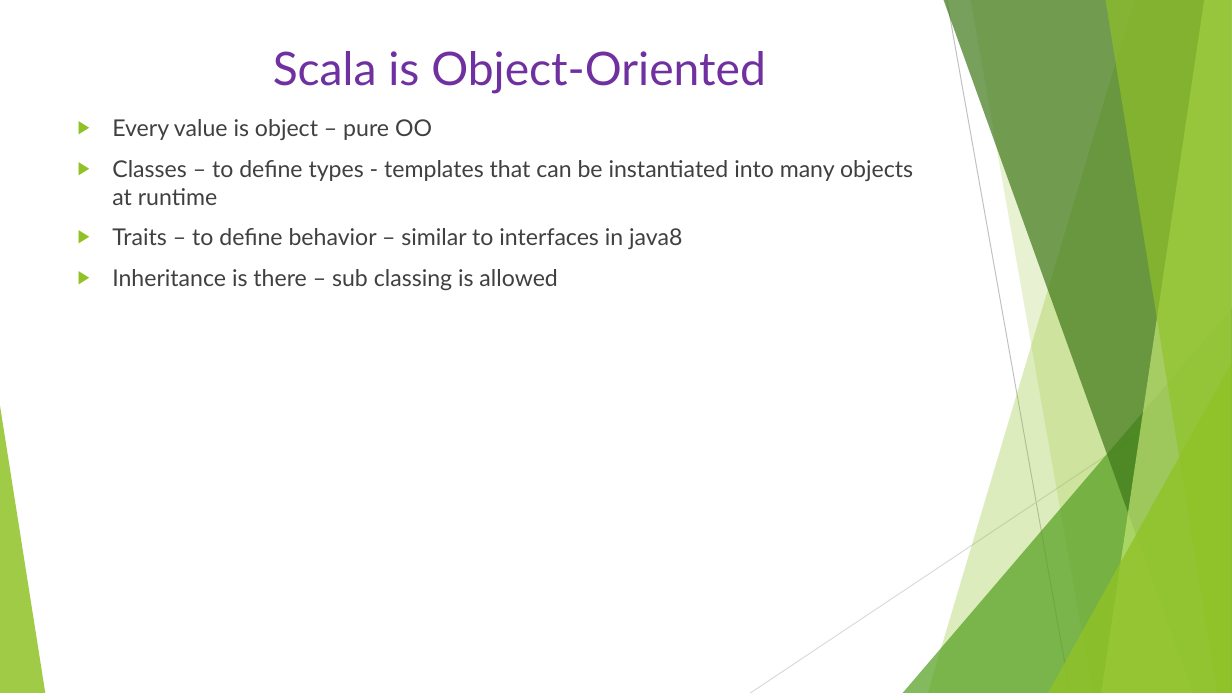
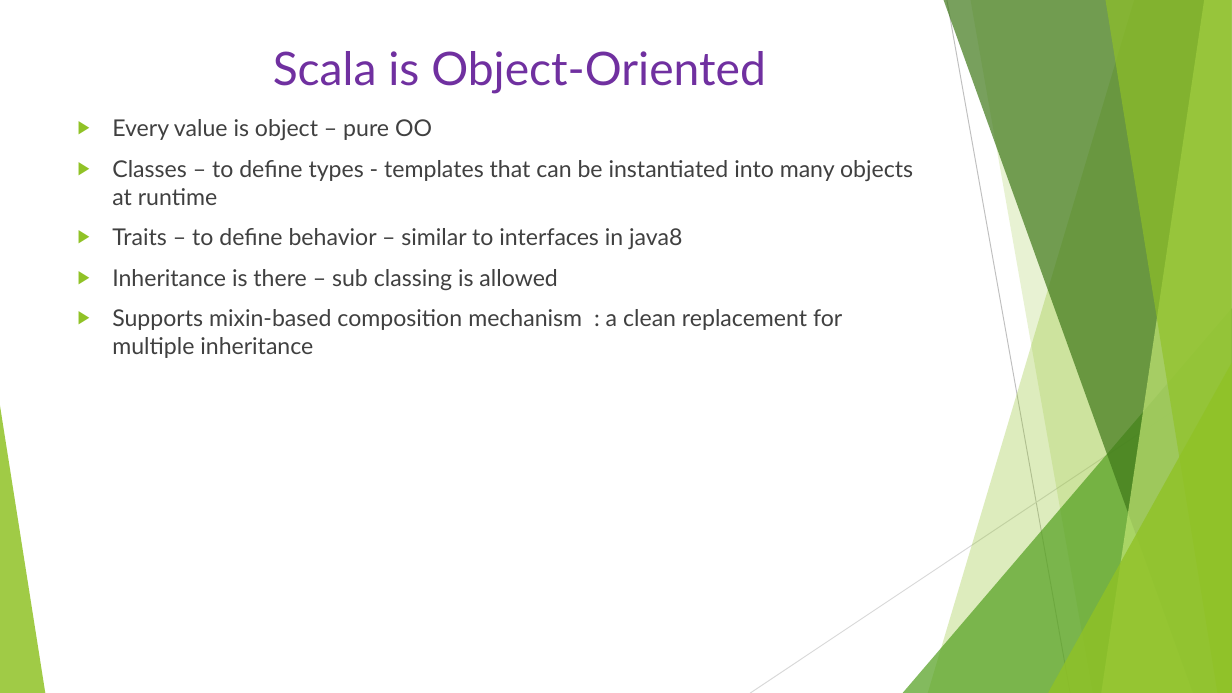
Before and after one commit to Anveshan3175/ScalaTrainingPrep, a slide deck: slide 3 of ScalaRepositary/ScalaTrainingPrep/Scala.pptx. Drawn at 1232x693 pixels with LibreOffice and Linux fonts; fonts in the diff are those of the drawing. Boxes give left, top, right and bottom in pixels: in the first picture for what was removed or moved away, otherwise in the second. Text is boxed around its words. In the diff, an @@ line names an element or a change of style, - is before the commit and + after.

```diff
--- a/ScalaRepositary/ScalaTrainingPrep/Scala.pptx
+++ b/ScalaRepositary/ScalaTrainingPrep/Scala.pptx
@@ text at bbox=[112, 309, 842, 358]: paragraph added @@
+▶ Supports mixin-based composition mechanism : a clean replacement for multiple inheritance
```
Also in this commit, not shown: 1 other slide changed, 2 slides added, 1 slide removed.
